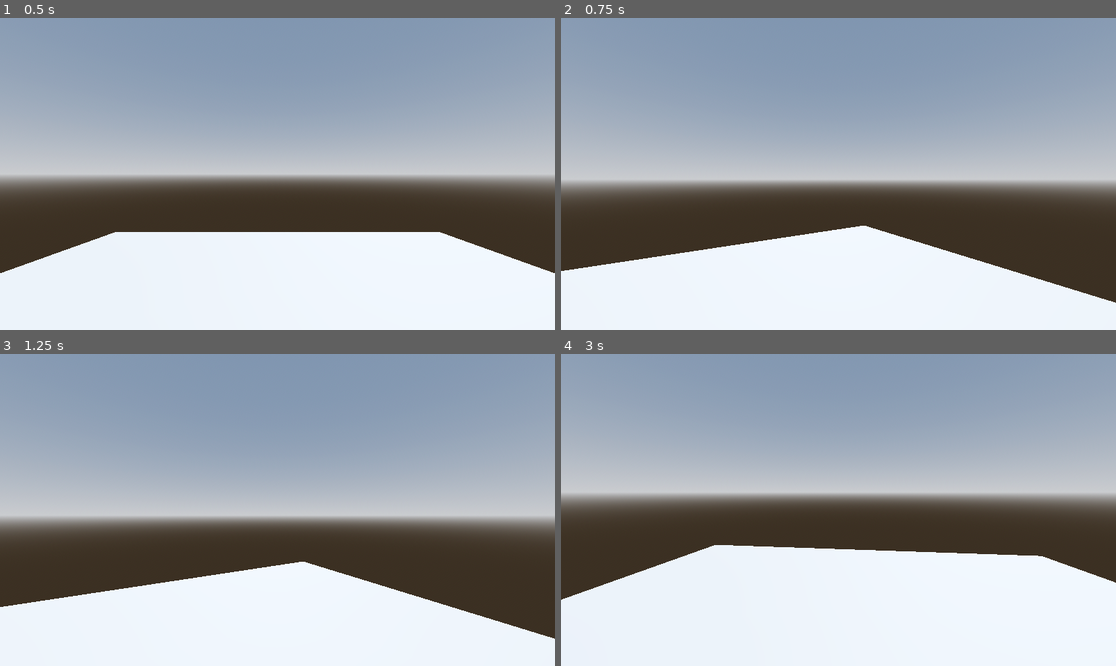
Above: before the commit, frames 1-4 (two rows, left to right).
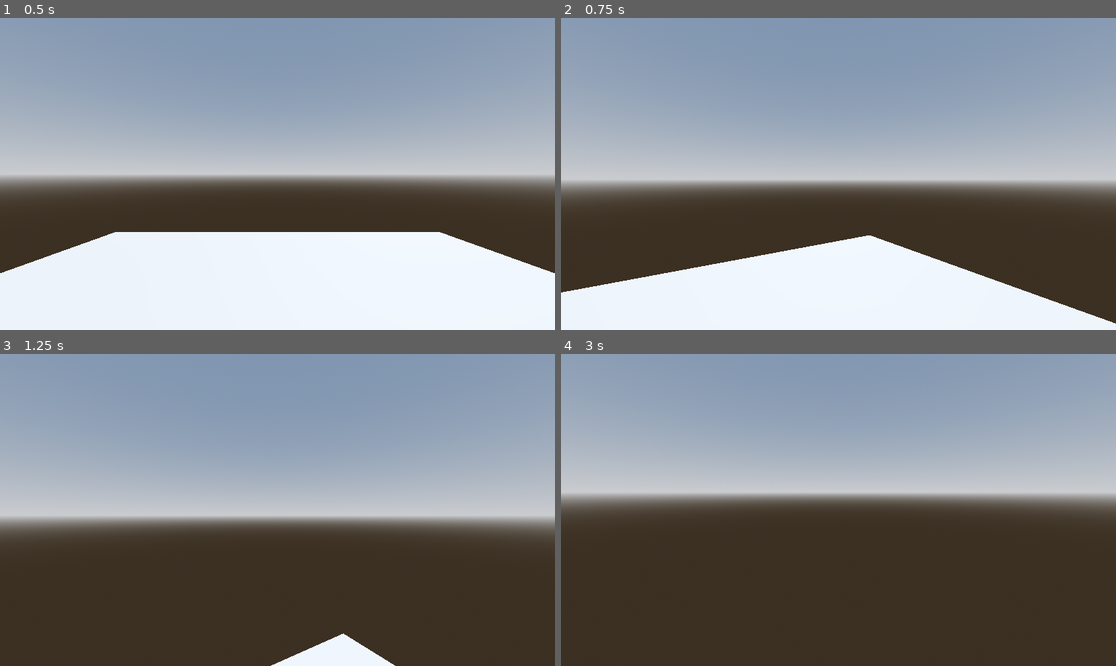
Above: after the commit, the same moments.

Repository: MeiirimZh/incognito
Game: Godot game, scene res://scenes/prototype.tscn
Same seed, same stepped clock (60 frames per second), same inputs: the game is played once before the commit and once after it.
Inputs (mouse positions are in pixels of both pictures, inside the frame that each line leads up to):
- Up to frame 1 (0.5 s): no input
- Up to frame 2 (0.75 s): tap Enter at 0.5 s; move the mouse to (866, 174) at 0.52 s; hold W (move_forward, bound only after the commit) from 0.53 s (still down)
- Up to frame 3 (1.25 s): keep holding W (move_forward, bound only after the commit)
- Up to frame 4 (3 s): keep holding W (move_forward, bound only after the commit); move the mouse to (810, 510) at 1.27 s; tap Space at 2 s; move the mouse to (849, 503) at 2.02 s; tap Enter at 2.75 s; move the mouse to (832, 516) at 2.77 s

Frame 1 is identical in both runs. In frame 2, 4.9% of the frame differs, in the area x 0-100%, y 66-98%; in frame 3, 23%; in frame 4, 34%, in the area x 0-100%, y 61-100%.

Commit message:
added movement to player

Diff:
--- a/project.godot
+++ b/project.godot
@@ -14,3 +14,26 @@
 run/main_scene="uid://duq2kps6ykc06"
 config/features=PackedStringArray("4.4", "Forward Plus")
 config/icon="res://icon.svg"
+
+[input]
+
+move_left={
+"deadzone": 0.2,
+"events": [Object(InputEventKey,"resource_local_to_scene":false,"resource_name":"","device":-1,"window_id":0,"alt_pressed":false,"shift_pressed":false,"ctrl_pressed":false,"meta_pressed":false,"pressed":false,"keycode":0,"physical_keycode":65,"key_label":0,"unicode":97,"location":0,"echo":false,"script":null)
+]
+}
+move_right={
+"deadzone": 0.2,
+"events": [Object(InputEventKey,"resource_local_to_scene":false,"resource_name":"","device":-1,"window_id":0,"alt_pressed":false,"shift_pressed":false,"ctrl_pressed":false,"meta_pressed":false,"pressed":false,"keycode":0,"physical_keycode":68,"key_label":0,"unicode":100,"location":0,"echo":false,"script":null)
+]
+}
+move_forward={
+"deadzone": 0.2,
+"events": [Object(InputEventKey,"resource_local_to_scene":false,"resource_name":"","device":-1,"window_id":0,"alt_pressed":false,"shift_pressed":false,"ctrl_pressed":false,"meta_pressed":false,"pressed":false,"keycode":0,"physical_keycode":87,"key_label":0,"unicode":119,"location":0,"echo":false,"script":null)
+]
+}
+move_back={
+"deadzone": 0.2,
+"events": [Object(InputEventKey,"resource_local_to_scene":false,"resource_name":"","device":-1,"window_id":0,"alt_pressed":false,"shift_pressed":false,"ctrl_pressed":false,"meta_pressed":false,"pressed":false,"keycode":0,"physical_keycode":83,"key_label":0,"unicode":115,"location":0,"echo":false,"script":null)
+]
+}
--- a/scripts/player.gd
+++ b/scripts/player.gd
@@ -4,6 +4,9 @@
 
 # Nodes
 @onready var cam: Camera3D = $Camera3D
+
+# Constants
+const SPEED: float = 5.5
 
 # Variables
 var sensitivity: float = 0.5
@@ -17,3 +20,17 @@
 		rotation_degrees.y -= event.relative.x * sensitivity
 		cam.rotation_degrees.x -= event.relative.y * sensitivity
 		cam.rotation_degrees.x = clamp(cam.rotation_degrees.x, -80.0, 80.0)
+
+func _physics_process(delta: float) -> void:
+	var input_direction_2d = Input.get_vector(
+		"move_left", "move_right", "move_forward", "move_back"
+	)
+	var input_direction_3d = Vector3(
+		input_direction_2d.x, 0.0, input_direction_2d.y
+	)
+	var direction = transform.basis * input_direction_3d
+
+	velocity.x = direction.x * SPEED
+	velocity.z = direction.z * SPEED
+
+	move_and_slide()
